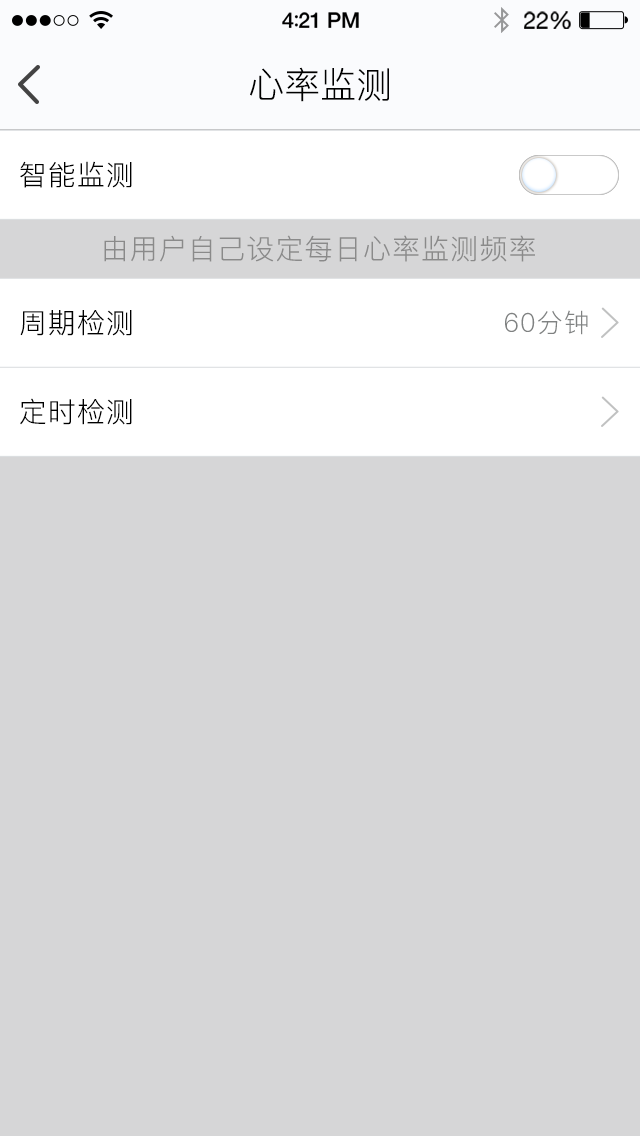
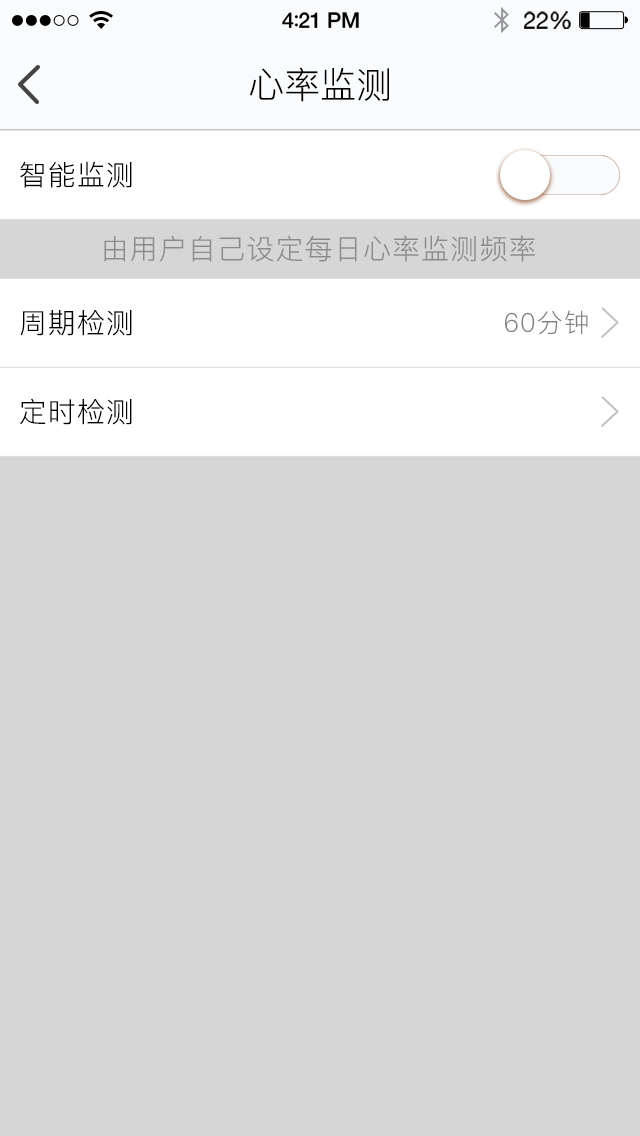
Layer changes from the first 640×1136 image to the second:
painted on "椭圆 32" over (500, 150, 556, 200)
renamed "btn_next_n" to "btn_switch_bg2", showed it, moved it above "矩形 2", painted on it over (500, 155, 620, 195)
